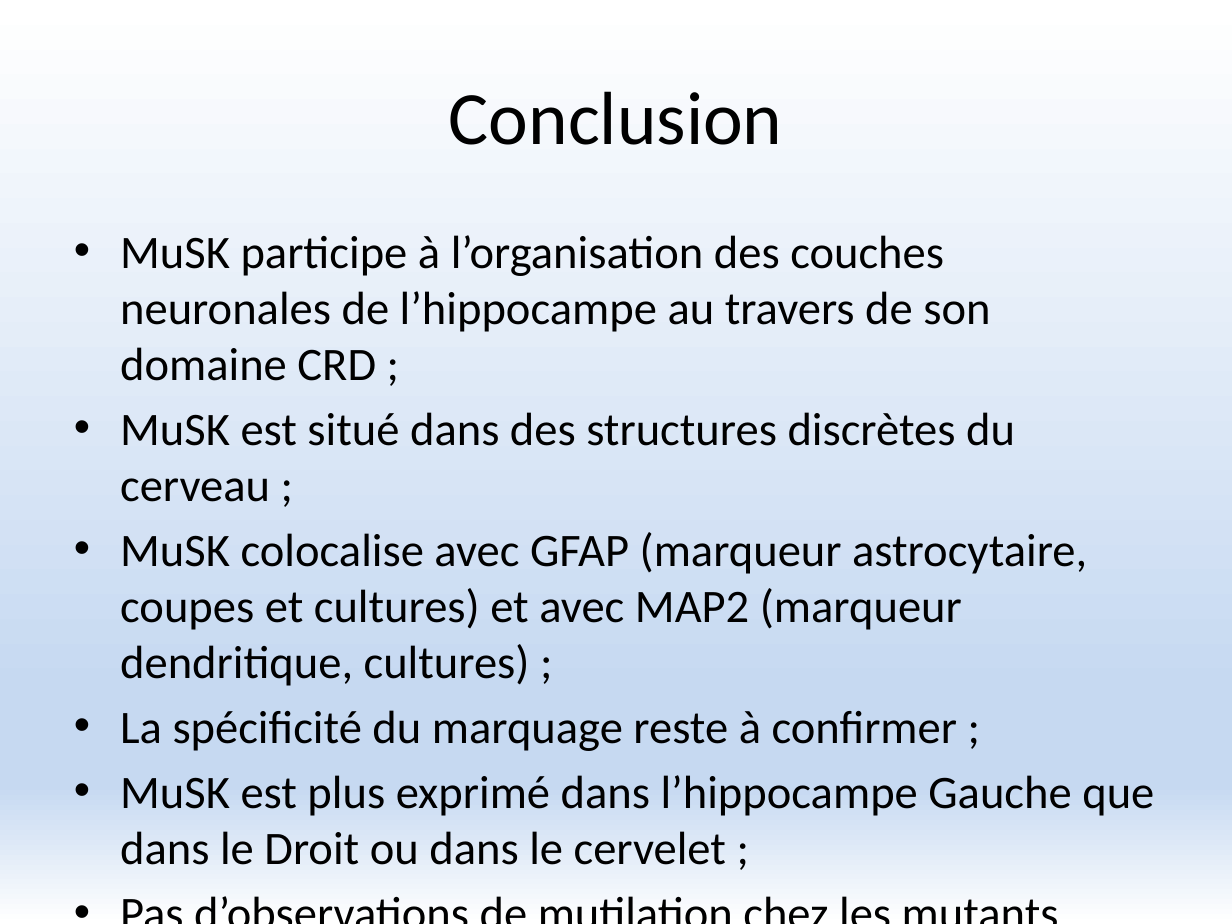
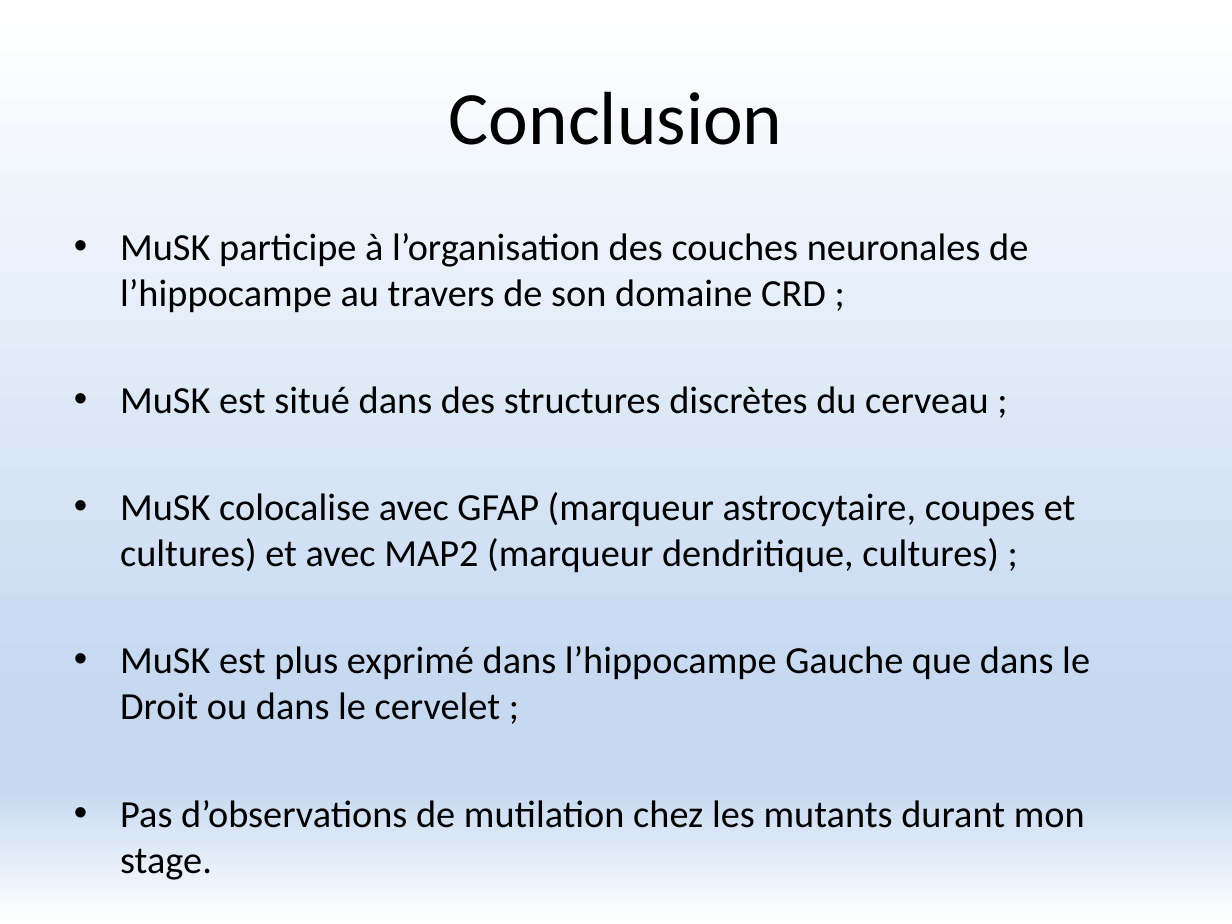
Before and after one commit to FlorentKl/rapport-m2, a slide deck: slide 15 of Présentation Oral.pptx. Drawn at 1232x924 pixels with LibreOffice and Linux fonts; fonts in the diff are those of the drawing. Boxes give left, top, right and bottom in pixels: in the first picture for what was removed or moved away, otherwise in the second. Text is boxed around its words. In the diff, an @@ line names an element or a change of style, - is before the commit and + after.

```diff
--- a/Présentation Oral.pptx
+++ b/Présentation Oral.pptx
@@ text "MuSK participe à l’organisation des ..." at box(120, 233, 1090, 828): size 27.2 to 22.4 pt @@
@@ text at box(120, 710, 957, 751): paragraph removed @@
-• La spécificité du marquage reste à confirmer ;
```
Also in this commit, not shown: 8 other slides changed.
